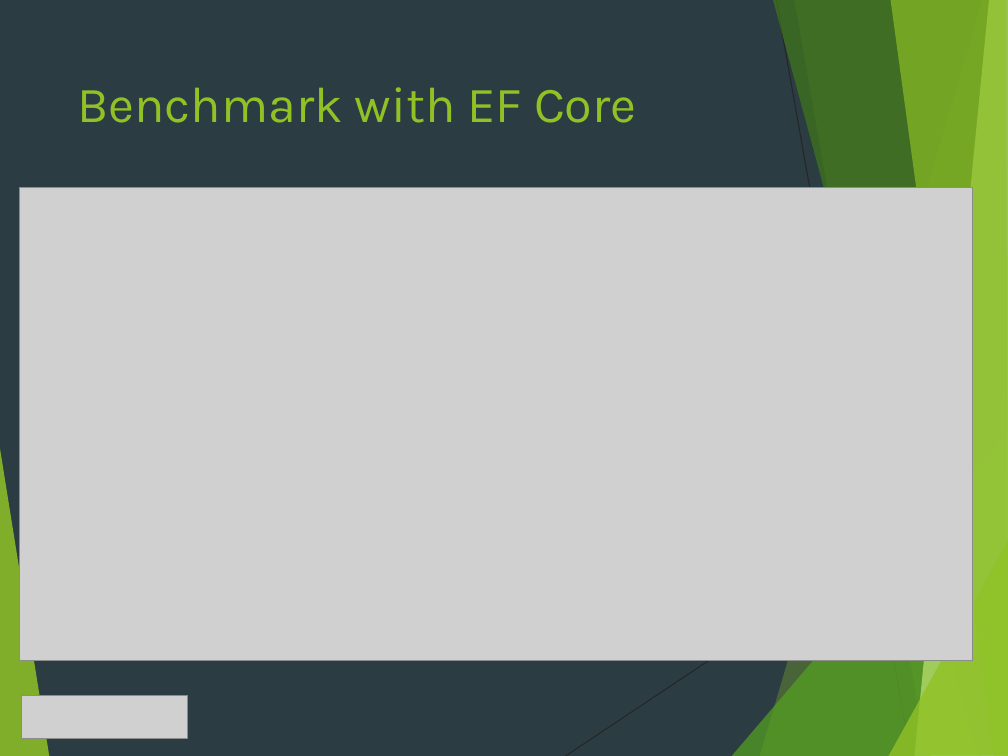
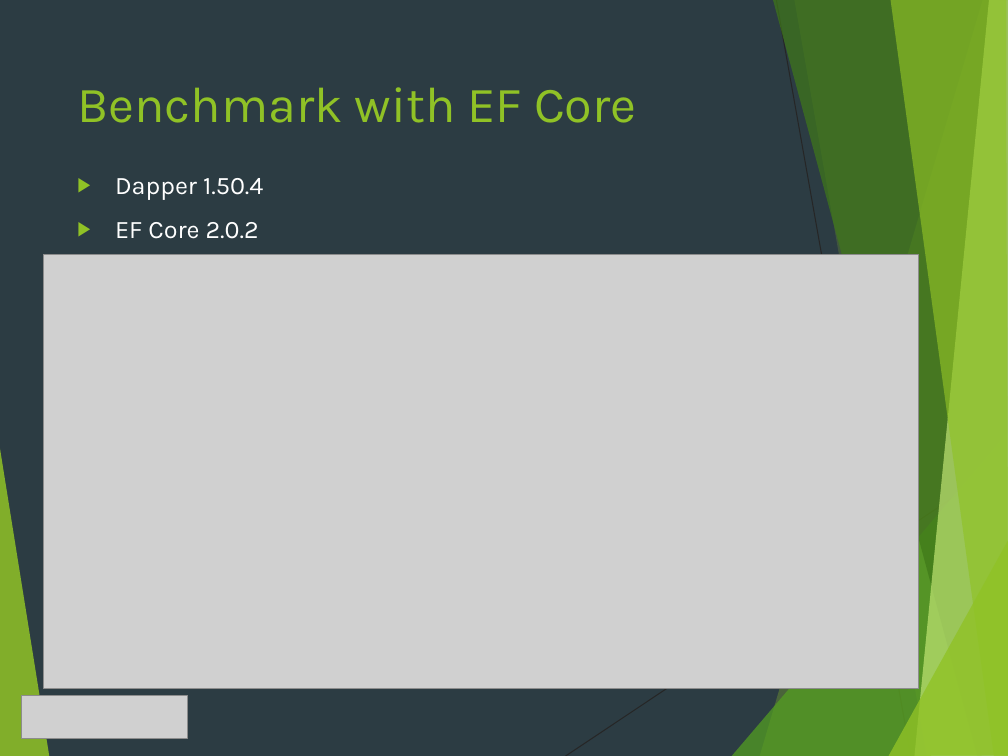
Before and after one commit to bagamoon/dapper-core, a slide deck: slide 15 of Dapper.pptx. Drawn at 1008x756 pixels with LibreOffice and Linux fonts; fonts in the diff are those of the drawing; grey boxes stand for pictures. Boxes give left, top, right and bottom in pixels: in the first picture for what was removed or moved away, otherwise in the second. Text is boxed around its words. In the diff, an @@ line names an element or a change of style, - is before the commit and + after.

Commit message:
update ppt and connection string

```diff
--- a/Dapper.pptx
+++ b/Dapper.pptx
@@ text added at (x1=115, y1=178, x2=264, y2=239), 18 pt, text #FFFFFF @@
+▶ Dapper 1.50.4
+▶ EF Core 2.0.2
@@ picture resized from (x1=20, y1=187, x2=973, y2=661) to (x1=43, y1=254, x2=918, y2=688) @@
```
Also in this commit, not shown: 4 other files.
